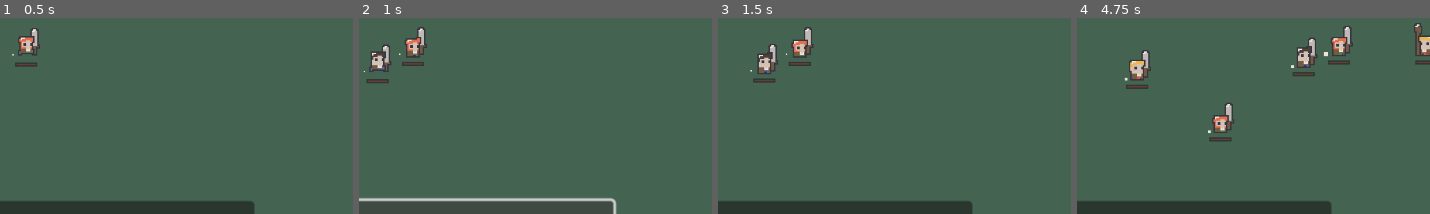
Above: before the commit, frames 1-4 (left to right).
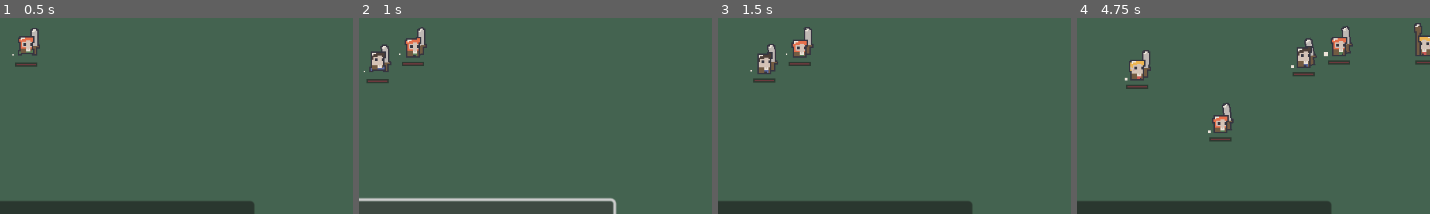
Above: after the commit, the same moments.

Repository: davidballester/godot-arena
Game: Godot game, scene res://scenes/example.tscn
Two runs of this game, one before a commit and one after it. Both use one fixed random seed, a clock stepped at 60 frames per second and the inputs below.
Inputs:
- Up to frame 1 (0.5 s): no input
- Up to frame 2 (1 s): click "Add Adventurer (A)" at 0.5 s
- Up to frame 3 (1.5 s): click "Add Barbarian (B)" at 1.25 s
- Up to frame 4 (4.75 s): click "Add Adventurer (A)" at 2 s; click "Add Barbarian (B)" at 2.75 s; click "Add Adventurer (A)" at 3.5 s; click "Add Barbarian (B)" at 4.25 s
The pictures show only the part of the screen within x 7-57%, y 40-90%; the shares and areas given below are measured in that part.

Frame 1 is identical in both runs. In frame 2, less than 0.1% of the frame differs, in the area x 5-19%, y 4-23%; in frame 3, less than 0.1%; in frame 4, 0.5%, in the area x 18-79%, y 4-54%.

Commit message:
Make weapons face oponents

Diff:
--- a/controller/combatant_state_machine/combatant_controller_approach_enemy_state.gd
+++ b/controller/combatant_state_machine/combatant_controller_approach_enemy_state.gd
@@ -27,3 +27,4 @@
 
 func _approach(node: Node2D) -> void:
 	navigation_agent.target_position = node.global_position
+	controller.weapon_view.face_position(node.global_position)
--- a/controller/combatant_state_machine/combatant_controller_approach_enemy_state.tscn
+++ /dev/null
@@ -1,3 +0,0 @@
-[gd_scene format=3 uid="uid://ch2x27gr6rwhf"]
-
-[node name="CombatantControllerApproachEnemyState" type="Node2D"]
--- a/view/weapon/sword/sword_view.gd
+++ b/view/weapon/sword/sword_view.gd
@@ -18,8 +18,9 @@
 func _swing() -> void:
 	animated_sprite.play("swing")
 	var tween: Tween = get_tree().create_tween()
-	tween.tween_property(animated_sprite, "rotation_degrees", 145, 0.1)
-	tween.tween_property(animated_sprite, "rotation_degrees", 0, 0.3)
+	var initial_rotation_degrees = animated_sprite.rotation_degrees
+	tween.tween_property(animated_sprite, "rotation_degrees", initial_rotation_degrees + 145, 0.1)
+	tween.tween_property(animated_sprite, "rotation_degrees", initial_rotation_degrees, 0.3)
 	await tween.finished
 	idle()
 
@@ -28,9 +29,10 @@
 	var tween: Tween = get_tree().create_tween()
 	var position_x = animated_sprite.position.y
 	var position_y = animated_sprite.position.y
-	tween.tween_property(animated_sprite, "rotation_degrees", 90, 0.1)
+	var initial_rotation_degrees = animated_sprite.rotation_degrees
+	tween.tween_property(animated_sprite, "rotation_degrees", initial_rotation_degrees + 90, 0.1)
 	tween.tween_property(animated_sprite, "position", Vector2(position_x + 8, position_y), 0.3)
 	tween.tween_property(animated_sprite, "position", Vector2(position_x, position_y), 0.3)
-	tween.tween_property(animated_sprite, "rotation_degrees", 0, 0.1)
+	tween.tween_property(animated_sprite, "rotation_degrees", initial_rotation_degrees, 0.1)
 	await tween.finished
 	idle()
--- a/view/weapon/weapon_view.gd
+++ b/view/weapon/weapon_view.gd
@@ -11,5 +11,11 @@
 	await get_tree().create_timer(0.1).timeout
 	pass
 
+func face_position(g_position: Vector2) -> void:
+	if g_position.x > global_position.x:
+		rotation = global_position.angle_to_point(g_position)
+	else:
+		g_position.angle_to_point(global_position)
+
 func idle() -> void:
 	animated_sprite.play("idle")
